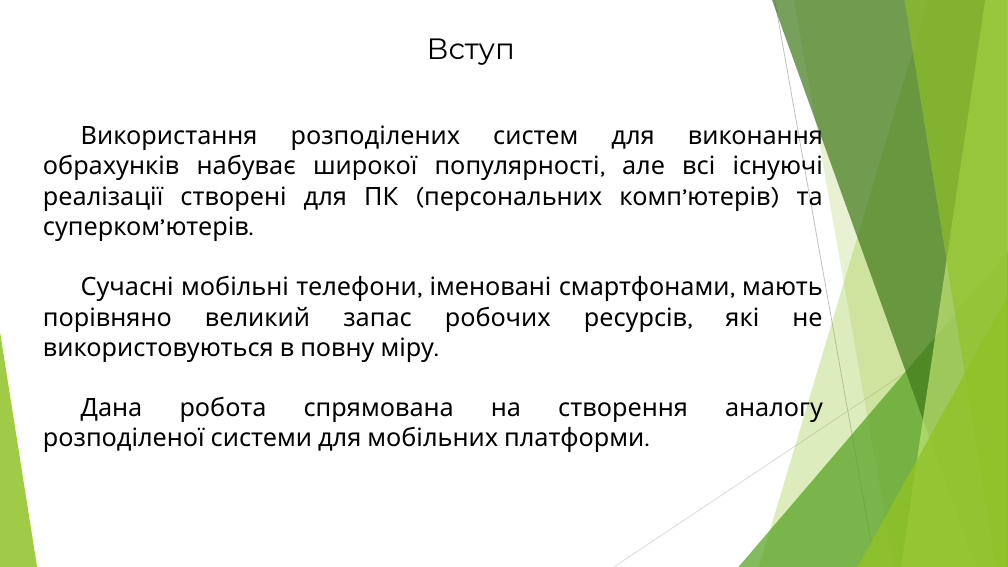
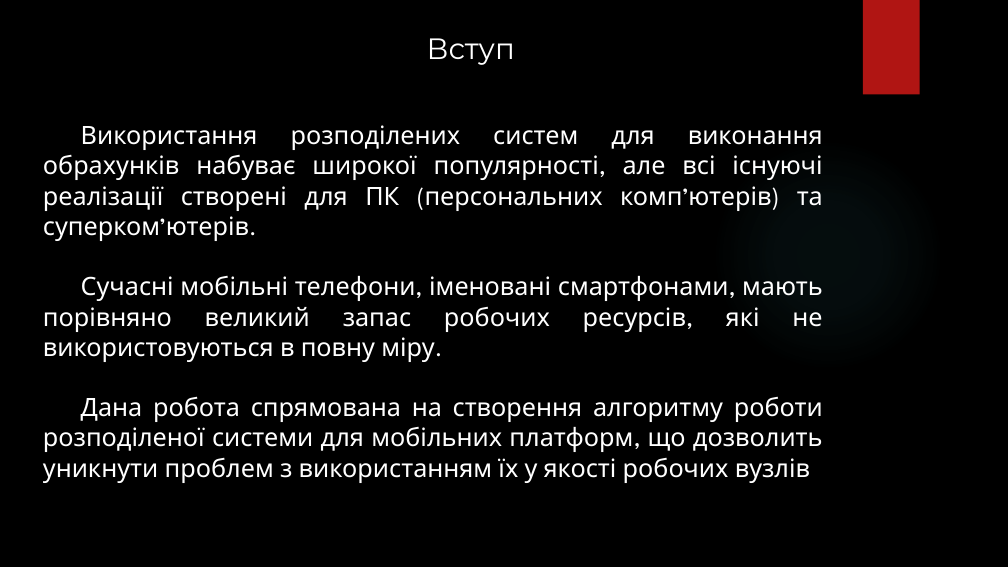
Before and after one commit to PavlezT/Reckon, a slide deck: slide 3 of documents/Предзахист_ПавленкоВ.М.pptx. Drawn at 1008x567 pixels with LibreOffice and Linux fonts; fonts in the diff are those of the drawing; background and template pictures are left out. Boxes give left, top, right and bottom in pixels: in the first picture for what was removed or moved away, otherwise in the second. Text is boxed around its words. In the diff, an @@ line names an element or a change of style, - is before the commit and + after.

```diff
--- a/documents/Предзахист_ПавленкоВ.М.pptx
+++ b/documents/Предзахист_ПавленкоВ.М.pptx
@@ background #FFFFFF to picture (left out) @@
@@ text "Вступ" at (427,38,515,65): text colour #000000 to #FFFFFF @@
@@ rectangle added at (863,0,920,95), fill #B01513 @@
@@ text at (43,125,823,362): font Karla to League Spartan, text colour #000000 to #FFFFFF in "Використання розподілених систем для виконання обрахунків на ...", "Сучасні мобільні телефони, іменовані смартфонами, мають порі ..." @@
@@ ellipse added at (712,138,944,371), fill gradient #50B9C1 @@
@@ group removed at (0,0,1008,567): 5 freeform shapes, 3 triangles, 2 lines @@
@@ text at (43,396,823,483): text changed; font Karla to League Spartan; text colour #000000 to #FFFFFF @@
-Дана робота спрямована на створення аналогу розподіленої системи для мобільних платформи.
+Дана робота спрямована на створення алгоритму роботи розподіленої системи для мобільних платформ, що дозволить уникнути проблем з використанням їх у якості робочих вузлів
```
Also in this commit, not shown: 14 other slides changed, 2 slides added, 19 other files.
